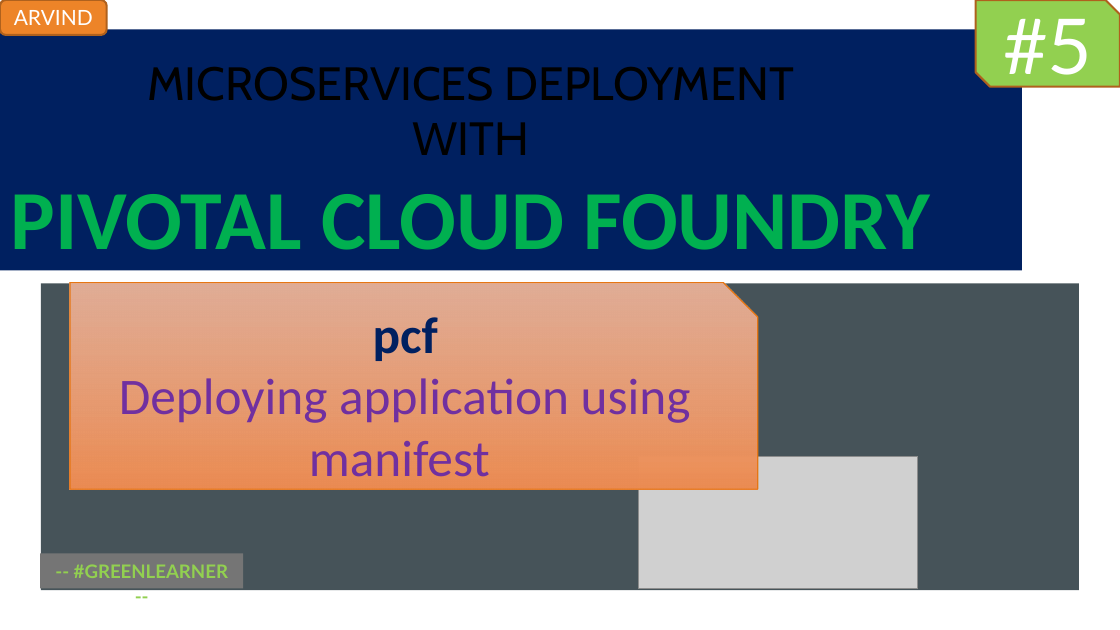
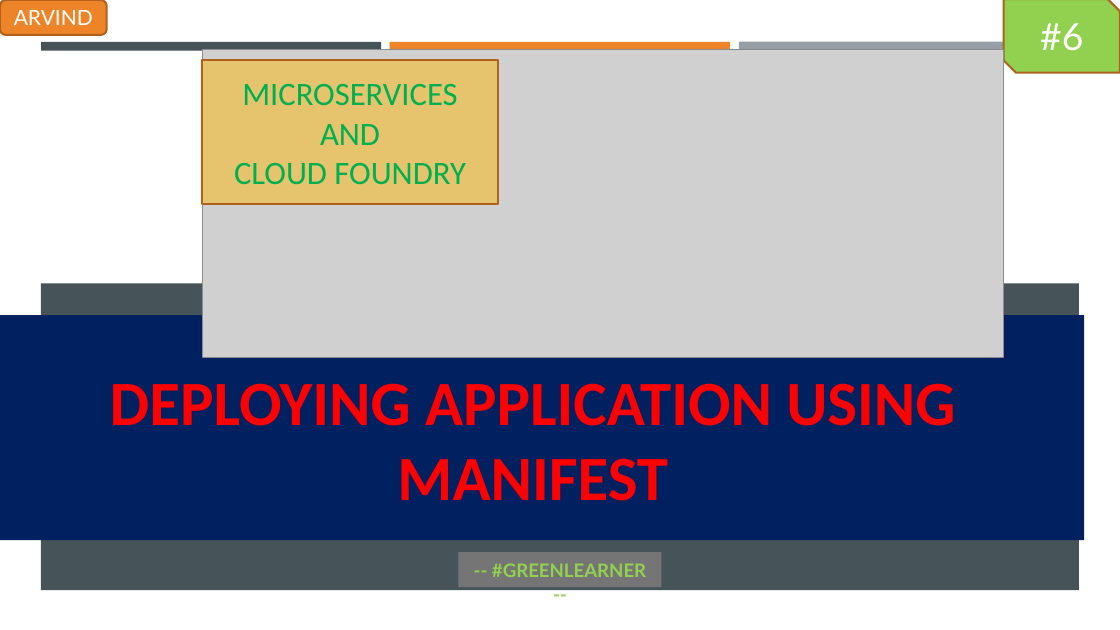
Before and after one commit to codefarm0/PivotalCloudFoundry, a slide deck: slide 22 of PCF.pptx (slide 21 before the commit). Drawn at 1120x630 pixels with LibreOffice and Linux fonts; fonts in the diff are those of the drawing; grey boxes stand for pictures; background and template pictures are left out. Boxes give left, top, right and bottom in pixels: in the first picture for what was removed or moved away, otherwise in the second. Text is boxed around its words. In the diff, an @@ line names an element or a change of style, - is before the commit and + after.

Commit message:
new changes in ppt and jar to push to pcf

```diff
--- a/PCF.pptx
+++ b/PCF.pptx
@@ title removed at (0,29,1022,271) @@
-MICROSERVICES DEPLOYMENT
-WITH
-PIVOTAL CLOUD FOUNDRY
@@ snip diag rect removed at (975,0,1120,87) @@
-#5
@@ snip diag rect added at (1004,0,1120,73), fill #92D050, outline #AF621E 1.75 pt, 32 pt, text #FFFFFF @@
+#6
@@ rectangle added at (41,42,381,50), fill #465359 @@
@@ picture added at (202,50,1004,357) @@
@@ rectangle added at (390,42,730,50), fill #ED8428 @@
@@ rectangle added at (202,60,498,204), fill #E6C46D, outline #AF621E 1.75 pt, 28 pt, text #00B050 @@
+MICROSERVICES
+AND
+CLOUD FOUNDRY
@@ title "DEPLOYING APPLICATION USING MANIFEST": place and size @@
-title "DEPLOYING APPLICATION USING MANIFEST" at (70,282,758,489)
+title "DEPLOYING APPLICATION USING MANIFEST" at (0,315,1084,540)
@@ title "DEPLOYING APPLICATION USING MANIFEST" at (0,315,1084,540): vertical alignment middle to bottom; snip rect to title; fill gradient #F3B89D to #ED8C53 to #002060; outline #E67613 1 pt to none @@
@@ title at (110,383,955,501): text changed; size 44 to 54 pt; text colour #7030A0 to #FF0000; bold on @@
-pcf
-Deploying application using manifest
+DEPLOYING APPLICATION USING MANIFEST
@@ picture removed at (639,456,918,588) @@
@@ subtitle "-- #GREENLEARNER --": place and size @@
-subtitle "-- #GREENLEARNER --" at (40,554,244,589)
+subtitle "-- #GREENLEARNER --" at (459,552,662,587)
```
Also in this commit, not shown: 2 other slides changed, 23 slides added, 6 other files.
